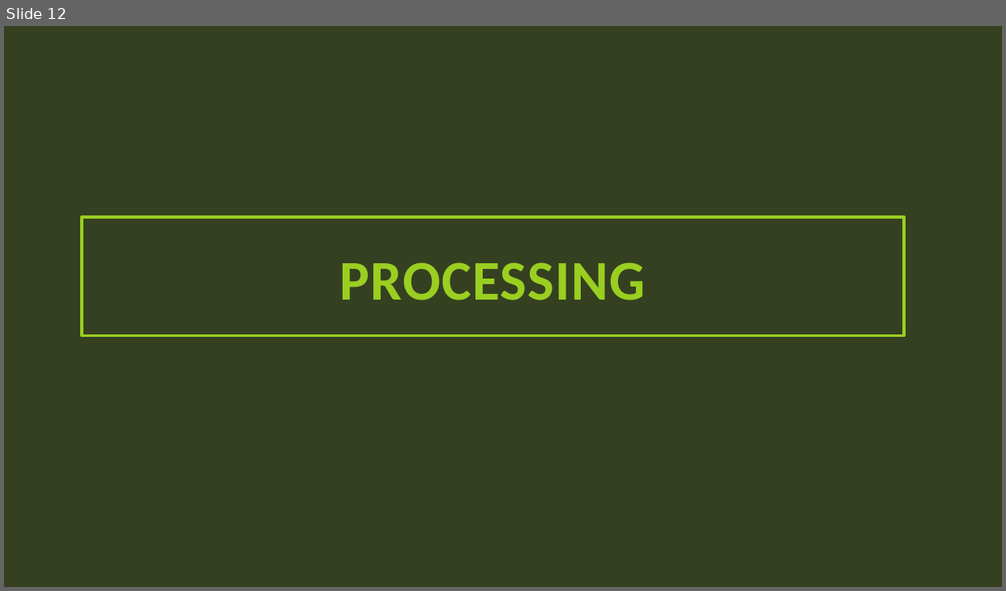
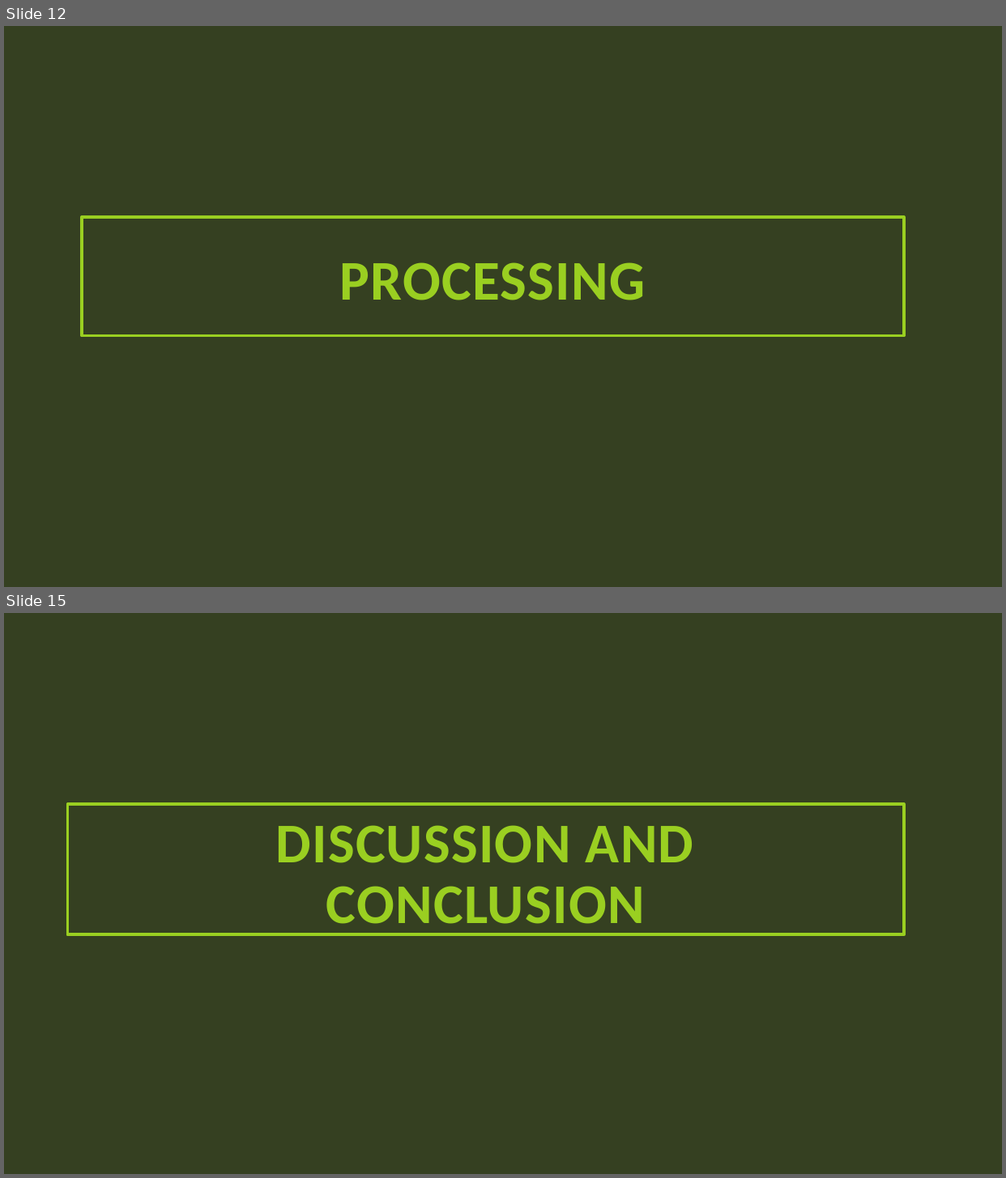
Before and after one commit to HeinoPortfolio/MS_Comp_Sci, a slide deck: 3 Data Visualization/Assignment Files/Final Project/Final Project Files Good Copies/Matthew Heino DSCI 605 Final Report.pptx. Shown one above the other, each under a label of ours: slide 12 before the commit, slides 12 and 15 after it; the slides between them are not shown. The pictures are 1006x591 and 1006x1178 pixels, drawn with LibreOffice and Linux fonts; fonts in the diff are those of the drawing; background and template pictures are left out. Boxes give left, top, right and bottom in pixels: in the first picture for what was removed or moved away, otherwise in the second. Text is boxed around its words. In the diff, an @@ line names an element or a change of style, - is before the commit and + after.

```diff
--- a/3 Data Visualization/Assignment Files/Final Project/Final Project Files Good Copies/Matthew Heino DSCI 605 Final Report.pptx
+++ b/3 Data Visualization/Assignment Files/Final Project/Final Project Files Good Copies/Matthew Heino DSCI 605 Final Report.pptx
@@ slide 15 added at (4, 613, 1002, 1174), background picture (left out) @@
@@ title added at (68, 804, 904, 935), outline #9ACF21 3 pt, 54 pt, text #9ACF21, bold @@
+DISCUSSION AND CONCLUSION
```
Also in this commit, not shown: 7 slides changed, 5 other slides added, 1 slide removed.
